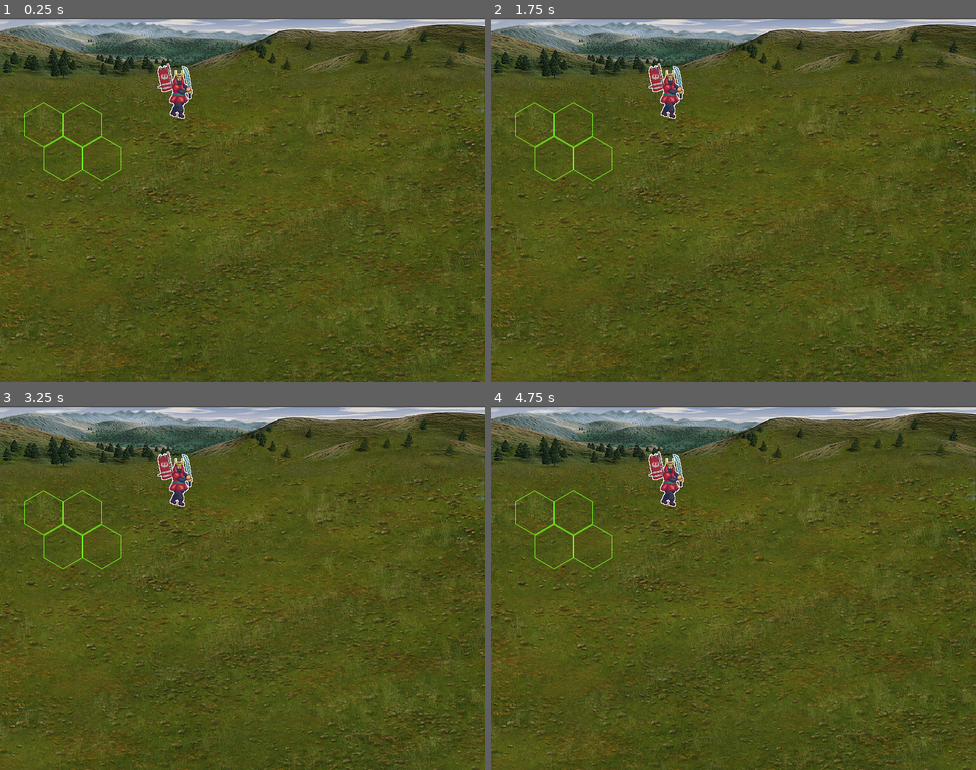
Above: before the commit, frames 1-4 (two rows, left to right).
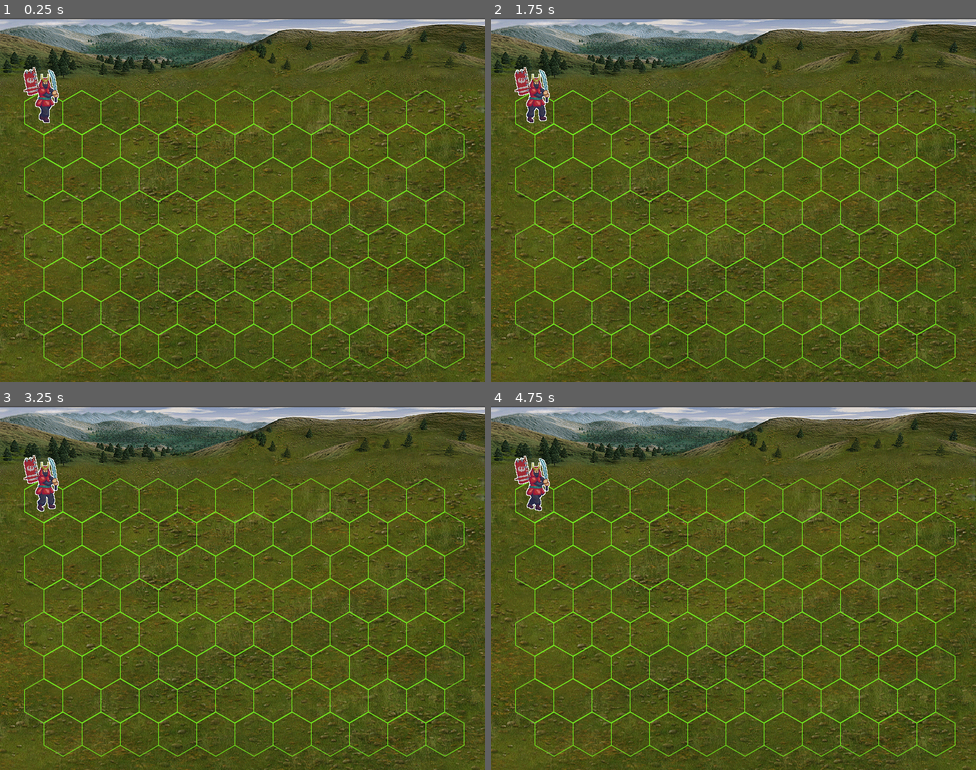
Above: after the commit, the same moments.

Repository: akrupych/nebula
Game: Godot game, scene res://battle.tscn
The game is run twice, just before and just after one commit, with the same random seed, the same clock (stepped at 60 frames per second) and the same inputs. Before the commit the project has no main scene; this scene is started directly in both runs.
Inputs:
- Up to frame 1 (0.25 s): no input
- Up to frame 2 (1.75 s): tap Enter at 0.5 s; tap Space at 1.25 s
- Up to frame 3 (3.25 s): tap Enter at 2 s
- Up to frame 4 (4.75 s): no input

The runs differ from the first frame. In frame 1, 5.1% of the frame differs, in the area x 4-96%, y 12-97%; in frame 2, 5.2%; in frame 3, 5.2%; in frame 4, 5.2%.

Commit message:
add generated grid

Diff:
--- a/battle.tscn
+++ b/battle.tscn
@@ -1,8 +1,9 @@
-[gd_scene load_steps=13 format=3 uid="uid://ds3y2rrr11y1h"]
+[gd_scene load_steps=14 format=3 uid="uid://ds3y2rrr11y1h"]
 
 [ext_resource type="Texture2D" uid="uid://ew2qad1ac5gf" path="res://battle_bg.png" id="1_ip7xm"]
 [ext_resource type="Shader" uid="uid://degwetys6ixsf" path="res://selection.gdshader" id="2_7sfm4"]
 [ext_resource type="Texture2D" uid="uid://b2ipy827jj5dd" path="res://samurai.png" id="3_i431l"]
+[ext_resource type="Script" uid="uid://j1kw2y3jg5ax" path="res://grid.gd" id="4_6t8i5"]
 [ext_resource type="Texture2D" uid="uid://bcv645jb48khl" path="res://hexagon.png" id="4_i431l"]
 
 [sub_resource type="ShaderMaterial" id="ShaderMaterial_6t8i5"]
@@ -67,26 +68,25 @@
 scale = Vector2(1, 1.07554)
 texture = ExtResource("1_ip7xm")
 
-[node name="AnimatedSprite2D" type="AnimatedSprite2D" parent="."]
-material = SubResource("ShaderMaterial_6t8i5")
-position = Vector2(296, 120)
-sprite_frames = SubResource("SpriteFrames_sl0w2")
-frame_progress = 0.282471
+[node name="Grid" type="Node2D" parent="."]
+position = Vector2(0, -20)
+script = ExtResource("4_6t8i5")
 
-[node name="Node2D" type="Node2D" parent="."]
-
-[node name="Hexagon" type="Sprite2D" parent="Node2D"]
+[node name="Hexagon" type="Sprite2D" parent="Grid"]
 position = Vector2(72, 176)
 texture = ExtResource("4_i431l")
 
-[node name="Hexagon2" type="Sprite2D" parent="Node2D"]
-position = Vector2(136, 176)
+[node name="Hexagon2" type="Sprite2D" parent="Grid"]
+position = Vector2(135, 176)
 texture = ExtResource("4_i431l")
 
-[node name="Hexagon3" type="Sprite2D" parent="Node2D"]
-position = Vector2(104, 232)
+[node name="Hexagon3" type="Sprite2D" parent="Grid"]
+position = Vector2(104, 231)
 texture = ExtResource("4_i431l")
 
-[node name="Hexagon4" type="Sprite2D" parent="Node2D"]
-position = Vector2(168, 232)
-texture = ExtResource("4_i431l")
+[node name="AnimatedSprite2D" type="AnimatedSprite2D" parent="."]
+material = SubResource("ShaderMaterial_6t8i5")
+position = Vector2(75, 127)
+sprite_frames = SubResource("SpriteFrames_sl0w2")
+autoplay = "default"
+frame_progress = 0.282471
--- /dev/null
+++ b/grid.gd
@@ -0,0 +1,28 @@
+extends Node2D
+
+const COLUMNS = 11
+const ROWS = 8
+
+@onready var hexagon: Sprite2D = $Hexagon
+
+@onready var hexagon_right: Sprite2D = $Hexagon2
+@onready var hexagon_down: Sprite2D = $Hexagon3
+
+@export var grid: Array = []
+
+
+func _ready():
+	var sample_hex: Sprite2D = hexagon.duplicate()
+
+	var offset_right: Vector2 = hexagon_right.position - hexagon.position
+	var offset_down: Vector2 = hexagon_down.position - hexagon.position
+
+	for i in range(COLUMNS):
+		grid.append([])
+		for j in range(ROWS):
+			var new_hex: Sprite2D = sample_hex.duplicate()
+
+			new_hex.position += offset_right * i + Vector2(offset_down.x * (j % 2), offset_down.y * j)
+
+			self.add_child(new_hex)
+			grid[i].append(new_hex)
--- a/project.godot
+++ b/project.godot
@@ -11,6 +11,7 @@
 [application]
 
 config/name="nebula"
+run/main_scene="uid://ds3y2rrr11y1h"
 config/features=PackedStringArray("4.4", "GL Compatibility")
 config/icon="res://icon.svg"
 
Not shown, added: grid.gd.uid
